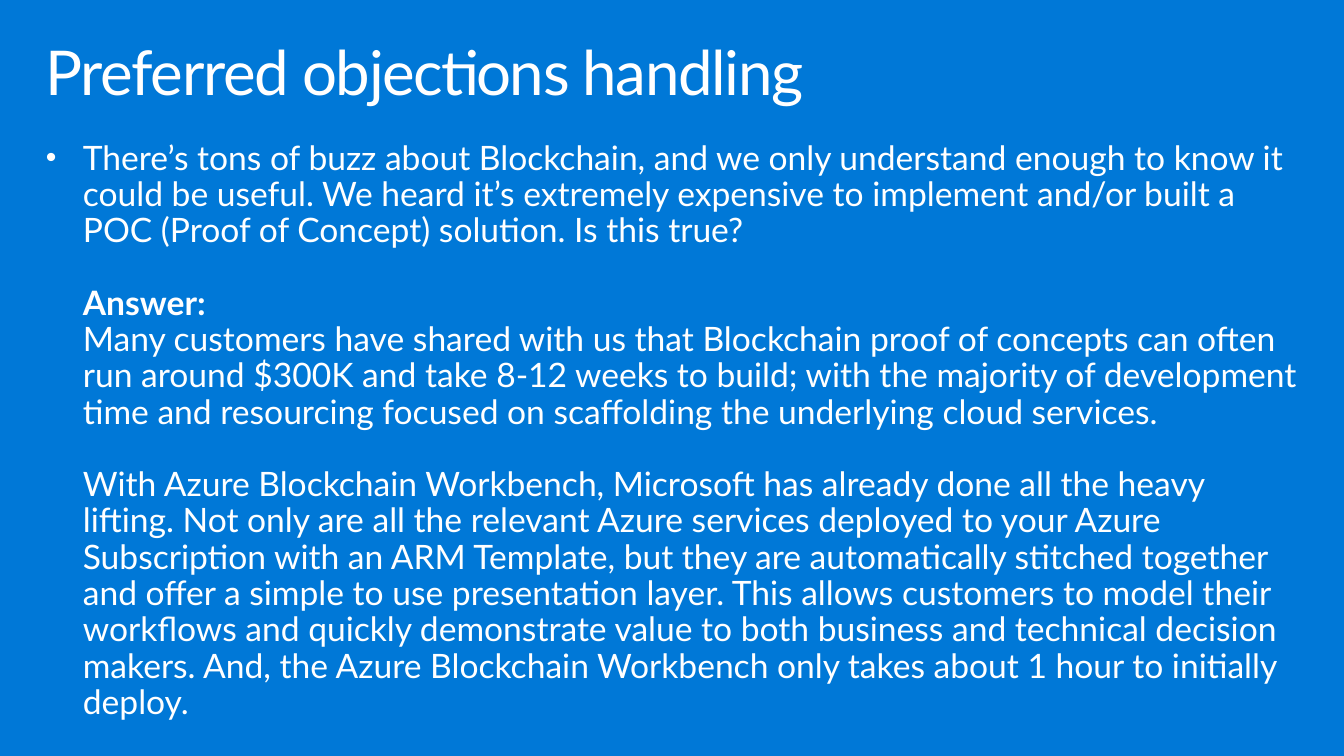
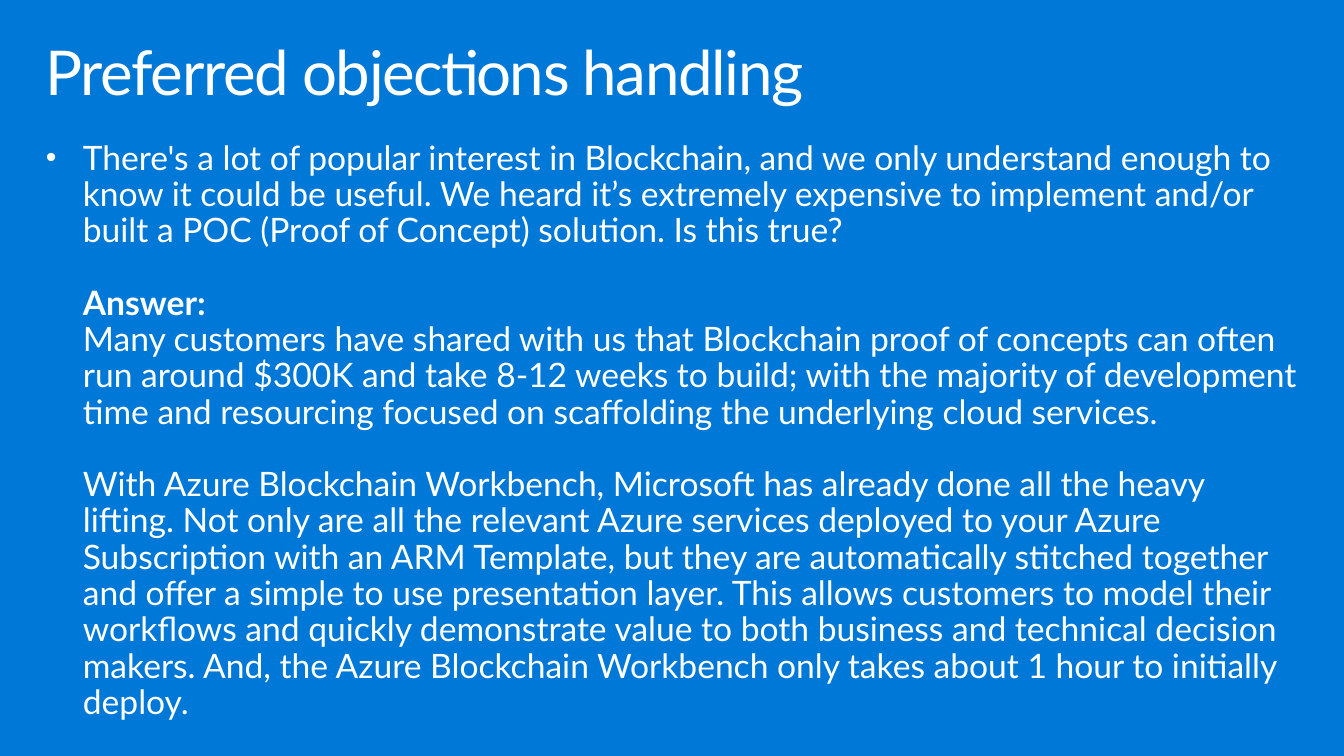
Before and after one commit to Microsoft/MCW-Azure-Blockchain, a slide deck: slide 23 of Whiteboard design session/WDS trainer presentation - Azure Blockchain.pptx. Drawn at 1344x756 pixels with LibreOffice and Linux fonts; fonts in the diff are those of the drawing. Boxes give left, top, right and bottom in pixels: in the first picture for what was removed or moved away, otherwise in the second. Text is boxed around its words. In the diff, an @@ line names an element or a change of style, - is before the commit and + after.

```diff
--- a/Whiteboard design session/WDS trainer presentation - Azure Blockchain.pptx
+++ b/Whiteboard design session/WDS trainer presentation - Azure Blockchain.pptx
@@ text at [83,145,1297,684]: text changed @@
-• There’s tons of buzz about Blockchain, and we only understand enough to know it could be useful. We heard it’s extremely expensive to implement and/or built a POC (Proof of Concept) solution. Is this true?
-  Answer:
-  Many customers have shared with us that Blockchain proof of concepts can often run around $300K and take 8-12 weeks to build; with the majority of development time and resourcing focused on scaffolding the underlying cloud services.
-  With Azure Blockchain Workbench, Microsoft has already done all the heavy lifting. Not only are all the relevant Azure services deployed to your Azure Subscription with an ARM Template, but they are automatically stitched together and offer a simple to use presentation layer. This allows customers to model their workflows and quickly demonstrate value to both business and technical decision makers. And, the Azure Blockchain Workbench only takes about 1 hour to initially deploy.
+• There's a lot of popular interest in Blockchain, and we only understand enough to know it could be useful. We heard it’s extremely expensive to implement and/or built a POC (Proof of Concept) solution. Is this true?
+  Answer:
+  Many customers have shared with us that Blockchain proof of concepts can often run around $300K and take 8-12 weeks to build; with the majority of development time and resourcing focused on scaffolding the underlying cloud services.
+  With Azure Blockchain Workbench, Microsoft has already done all the heavy lifting. Not only are all the relevant Azure services deployed to your Azure Subscription with an ARM Template, but they are automatically stitched together and offer a simple to use presentation layer. This allows customers to model their workflows and quickly demonstrate value to both business and technical decision makers. And, the Azure Blockchain Workbench only takes about 1 hour to initially deploy.
```
Also in this commit, not shown: 2 other slides changed.
